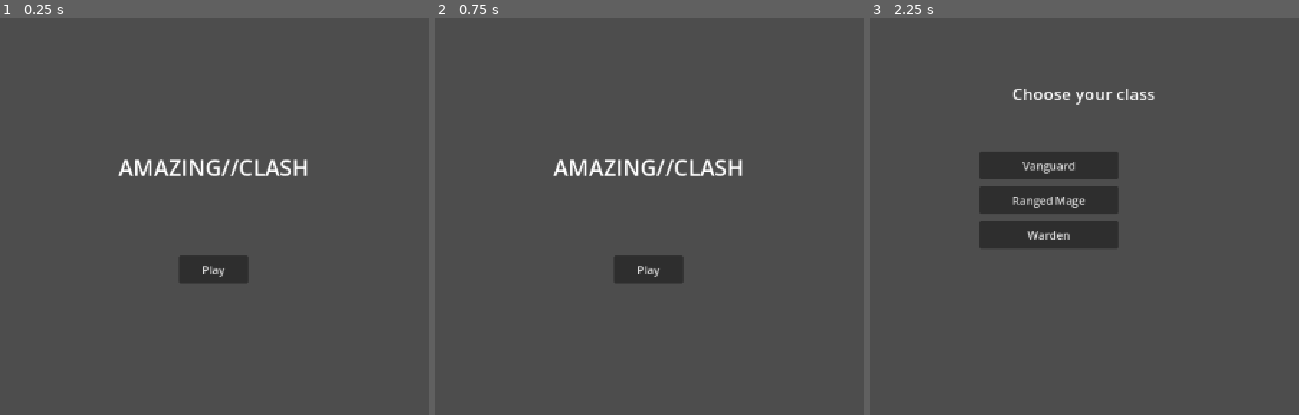
Above: before the commit, frames 1-3 (left to right).
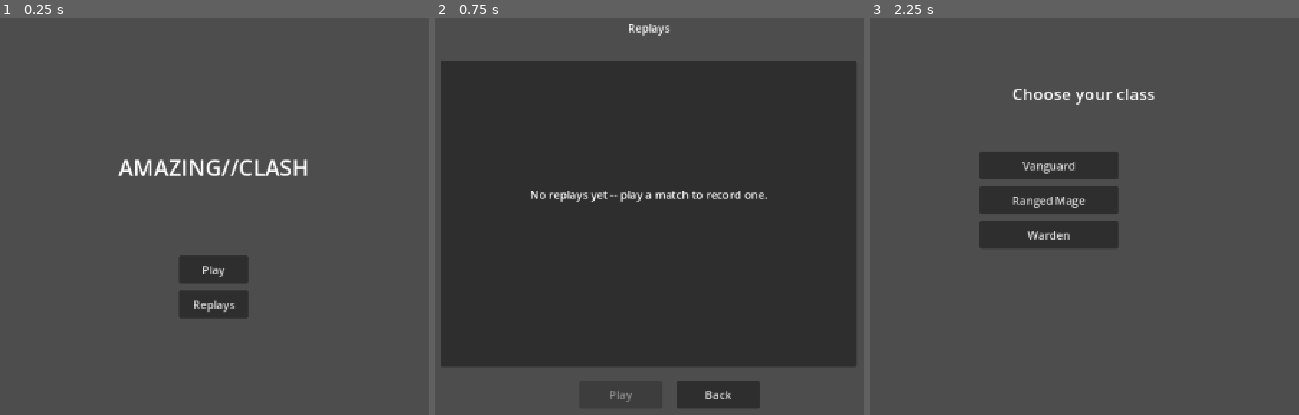
Above: after the commit, the same moments.

Repository: thiagossdev/amazing-clash
Game: Godot game, scene res://ui/main_menu/MainMenu.tscn
The game is run twice, just before and just after one commit, with the same random seed, the same clock (stepped at 60 frames per second) and the same inputs.
Inputs (mouse positions are in pixels of both pictures, inside the frame that each line leads up to):
- Up to frame 1 (0.25 s): no input
- Up to frame 2 (0.75 s): click (649, 303) at 0.5 s, where only the run after the commit has a clickable "Replays"
- Up to frame 3 (2.25 s): click (1153, 395) at 1.25 s, where only the run after the commit has a clickable "Back"; click "Play" at 2 s

The runs differ from the first frame. In frame 1, 1.0% of the frame differs, in the area x 41-59%, y 68-76%; in frame 2, 74%, in the area x 1-99%, y 1-99%; in frame 3, nothing differs.

Commit message:
feat(replay): playback UI + Main Menu entry point (Phase 20 wave 3)
Main Menu gains a "Replays" button -> ReplayList.tscn (scans
user://replays/, filename identification only) -> ReplayPlayer.tscn
(duplicates TestArena's own wall collision geometry so movement replay
stays bounded identically, ArenaCamera parked at ARENA_CENTER as a
static spectator view since no replayed character is ever
is_owned_by_me()). VCR controls: Play/Pause, Skip Back/Forward (+/-5s),
a scrubber seeking on drag-release (not every intermediate value --
seek_to_frame() re-simulates from tick 0 every call, so seeking
continuously during a drag would re-simulate dozens of times a
second), round/score status label.

Real bug found via live verification (recorded a real 2-process
best-of-3 match, then played that exact file back and compared final
state against the recording): _spawn_characters() used queue_free()
(deferred removal). Two calls in the same frame -- load_replay() then
an immediate seek, or a round_end followed by the new round's first
tick within the same _apply_next_tick_record() call -- raced a name
collision: the not-yet-removed old node still held str(peer_id), so
Godot silently auto-renamed the fresh replacement instead, breaking
every str(name).to_int()-keyed lookup (LobbyState application,
_apply_tick()'s own character lookup). Fixed with an immediate free().

Verified: reconstructed a real recorded match (362 ticks, 2 rounds,
host won 2-0) byte-for-byte -- final ticks_processed/is_finished/
final_winner/round_wins all matched the recording's own file content
exactly, and mid-match state (health, position) was plausible for
both peers with no duplicate/phantom characters.

Diff:
--- a/net/replay_driver.gd
+++ b/net/replay_driver.gd
@@ -383,10 +383,22 @@
 ## which matches the real match's own connection order for the common
 ## host-then-clients case this project's small match sizes always have,
 ## but isn't a value this driver can verify against the file itself.
+## Real bug found live (2026-09-04): an earlier version used
+## queue_free() here, deferring actual removal to end-of-frame. Two
+## _spawn_characters() calls in the same frame (load_replay() then an
+## immediate seek_to_frame(), or a round_end followed by the new
+## round's own first tick within the SAME _apply_next_tick_record()
+## call -- see that function's own doc comment) then raced a name
+## collision: the still-not-yet-removed old node still held the name
+## str(peer_id), so Godot silently auto-renamed the freshly-added
+## replacement to a generic fallback name instead -- str(name).to_int()
+## lookups (LobbyState application in _ready(), get_node_or_null(str(
+## peer_id)) in _apply_tick()) then silently failed to find it. free()
+## (immediate, not deferred) closes this.
 func _spawn_characters() -> void:
 	var characters := get_node(characters_path)
 	for child in characters.get_children():
-		child.queue_free()
+		child.free()
 	MatchState.match_mode = _header["mode"] as MatchState.MatchMode
 	var position_calculator := PlayerSpawner.new()
 	for entry in _roster:
--- a/ui/main_menu/MainMenu.tscn
+++ b/ui/main_menu/MainMenu.tscn
@@ -24,3 +24,11 @@
 offset_right = 650.0
 offset_bottom = 440.0
 text = "Play"
+
+[node name="ReplaysButton" type="Button" parent="."]
+layout_mode = 0
+offset_left = 550.0
+offset_top = 450.0
+offset_right = 650.0
+offset_bottom = 490.0
+text = "Replays"
--- a/ui/main_menu/main_menu.gd
+++ b/ui/main_menu/main_menu.gd
@@ -6,6 +6,7 @@
 
 func _ready() -> void:
 	$PlayButton.pressed.connect(_on_play_pressed)
+	$ReplaysButton.pressed.connect(_on_replays_pressed)
 	if "--dev-autoplay" in OS.get_cmdline_user_args():
 		# One-frame defer: this is the engine's own initial main-scene
 		# _ready(), still mid-setup -- change_scene_to_file() here
@@ -20,3 +21,8 @@
 
 func _on_play_pressed() -> void:
 	get_tree().change_scene_to_file("res://ui/character_select/CharacterSelect.tscn")
+
+
+## Phase 20: local playback only, no editing/export/sharing.
+func _on_replays_pressed() -> void:
+	get_tree().change_scene_to_file("res://ui/replay/ReplayList.tscn")
--- /dev/null
+++ b/ui/replay/ReplayList.tscn
@@ -0,0 +1,50 @@
+[gd_scene load_steps=2 format=3]
+
+[ext_resource type="Script" path="res://ui/replay/replay_list.gd" id="1_list"]
+
+[node name="ReplayList" type="Control"]
+layout_mode = 3
+anchors_preset = 0
+script = ExtResource("1_list")
+
+[node name="TitleLabel" type="Label" parent="."]
+layout_mode = 0
+offset_left = 450.0
+offset_top = 60.0
+offset_right = 750.0
+offset_bottom = 100.0
+text = "Replays"
+horizontal_alignment = 1
+
+[node name="ReplayItemList" type="ItemList" parent="."]
+layout_mode = 0
+offset_left = 300.0
+offset_top = 120.0
+offset_right = 900.0
+offset_bottom = 560.0
+
+[node name="EmptyLabel" type="Label" parent="."]
+visible = false
+layout_mode = 0
+offset_left = 300.0
+offset_top = 300.0
+offset_right = 900.0
+offset_bottom = 340.0
+text = "No replays yet -- play a match to record one."
+horizontal_alignment = 1
+
+[node name="PlayButton" type="Button" parent="."]
+layout_mode = 0
+offset_left = 500.0
+offset_top = 580.0
+offset_right = 620.0
+offset_bottom = 620.0
+text = "Play"
+
+[node name="BackButton" type="Button" parent="."]
+layout_mode = 0
+offset_left = 640.0
+offset_top = 580.0
+offset_right = 760.0
+offset_bottom = 620.0
+text = "Back"
--- /dev/null
+++ b/ui/replay/ReplayPlayer.tscn
@@ -0,0 +1,83 @@
+[gd_scene load_steps=5 format=3]
+
+[ext_resource type="Script" path="res://ui/replay/replay_player.gd" id="1_player"]
+[ext_resource type="Script" path="res://net/replay_driver.gd" id="2_driver"]
+[ext_resource type="PackedScene" uid="uid://bers5infe7f36" path="res://camera/ArenaCamera.tscn" id="3_cam"]
+
+[sub_resource type="RectangleShape2D" id="RectangleShape2D_horiz"]
+size = Vector2(1200, 32)
+
+[sub_resource type="RectangleShape2D" id="RectangleShape2D_vert"]
+size = Vector2(32, 800)
+
+[node name="ReplayPlayer" type="Node2D"]
+script = ExtResource("1_player")
+
+[node name="Walls" type="StaticBody2D" parent="."]
+
+[node name="Ceiling" type="CollisionShape2D" parent="Walls"]
+position = Vector2(600, 0)
+shape = SubResource("RectangleShape2D_horiz")
+
+[node name="Floor" type="CollisionShape2D" parent="Walls"]
+position = Vector2(600, 800)
+shape = SubResource("RectangleShape2D_horiz")
+
+[node name="LeftWall" type="CollisionShape2D" parent="Walls"]
+position = Vector2(0, 400)
+shape = SubResource("RectangleShape2D_vert")
+
+[node name="RightWall" type="CollisionShape2D" parent="Walls"]
+position = Vector2(1200, 400)
+shape = SubResource("RectangleShape2D_vert")
+
+[node name="Characters" type="Node2D" parent="."]
+
+[node name="ArenaCamera" parent="." instance=ExtResource("3_cam")]
+position = Vector2(600, 400)
+
+[node name="ReplayDriver" type="Node" parent="."]
+script = ExtResource("2_driver")
+
+[node name="Controls" type="CanvasLayer" parent="."]
+
+[node name="StatusLabel" type="Label" parent="Controls"]
+offset_left = 20.0
+offset_top = 20.0
+offset_right = 700.0
+offset_bottom = 60.0
+theme_override_font_sizes/font_size = 20
+
+[node name="PlayPauseButton" type="Button" parent="Controls"]
+offset_left = 20.0
+offset_top = 740.0
+offset_right = 120.0
+offset_bottom = 780.0
+text = "Pause"
+
+[node name="SkipBackButton" type="Button" parent="Controls"]
+offset_left = 140.0
+offset_top = 740.0
+offset_right = 240.0
+offset_bottom = 780.0
+text = "<< 5s"
+
+[node name="SkipForwardButton" type="Button" parent="Controls"]
+offset_left = 260.0
+offset_top = 740.0
+offset_right = 360.0
+offset_bottom = 780.0
+text = "5s >>"
+
+[node name="Scrubber" type="HSlider" parent="Controls"]
+offset_left = 380.0
+offset_top = 750.0
+offset_right = 1080.0
+offset_bottom = 770.0
+
+[node name="BackButton" type="Button" parent="Controls"]
+offset_left = 1100.0
+offset_top = 740.0
+offset_right = 1180.0
+offset_bottom = 780.0
+text = "Back"
--- /dev/null
+++ b/ui/replay/replay_list.gd
@@ -0,0 +1,56 @@
+extends Control
+## Phase 20: scans user://replays/ (net/replay_recorder.gd's own
+## write location) and lets the player pick one to watch. Filename
+## alone is enough identification (timestamp is already baked into it,
+## see that file's own _ensure_file_open()) -- parsing every header
+## just to list them isn't worth the extra I/O for this MVP.
+
+const REPLAY_DIR := "user://replays"
+
+@export var list_path: NodePath = ^"ReplayItemList"
+@export var play_button_path: NodePath = ^"PlayButton"
+@export var back_button_path: NodePath = ^"BackButton"
+@export var empty_label_path: NodePath = ^"EmptyLabel"
+
+var _replay_paths: Array[String] = []
+
+
+func _ready() -> void:
+	var list: ItemList = get_node(list_path)
+	var play_button: Button = get_node(play_button_path)
+	list.item_selected.connect(func(_index): play_button.disabled = false)
+	play_button.pressed.connect(_on_play_pressed)
+	get_node(back_button_path).pressed.connect(_on_back_pressed)
+	play_button.disabled = true
+	_populate_list()
+
+
+func _populate_list() -> void:
+	var list: ItemList = get_node(list_path)
+	list.clear()
+	_replay_paths.clear()
+	var dir := DirAccess.open(REPLAY_DIR)
+	if not dir:
+		get_node(empty_label_path).visible = true
+		return
+	var file_names := dir.get_files()
+	file_names.sort()
+	for file_name in file_names:
+		if not file_name.ends_with(".replay"):
+			continue
+		_replay_paths.append("%s/%s" % [REPLAY_DIR, file_name])
+		list.add_item(file_name)
+	get_node(empty_label_path).visible = _replay_paths.is_empty()
+
+
+func _on_play_pressed() -> void:
+	var list: ItemList = get_node(list_path)
+	var selected := list.get_selected_items()
+	if selected.is_empty():
+		return
+	get_tree().set_meta("replay_path_to_play", _replay_paths[selected[0]])
+	get_tree().change_scene_to_file("res://ui/replay/ReplayPlayer.tscn")
+
+
+func _on_back_pressed() -> void:
+	get_tree().change_scene_to_file("res://ui/main_menu/MainMenu.tscn")
--- /dev/null
+++ b/ui/replay/replay_player.gd
@@ -0,0 +1,109 @@
+extends Node2D
+## Phase 20: hosts a ReplayDriver + a static top-down view of the arena
+## (Walls duplicated from maps/test_arena/TestArena.tscn's own fixed
+## geometry, ArenaCamera parked at ARENA_CENTER instead of following a
+## character -- no replayed character ever claims the camera, since
+## none of them are ever is_owned_by_me(), see ReplayDriver's own
+## CONTROLLING_PEER_ID_OFFSET doc comment; a static spectator view over
+## the whole arena is the correct behavior here anyway, not a gap) and
+## VCR-style controls (Play/Pause, Skip Back/Forward, a scrubber).
+##
+## The replay's own path arrives via SceneTree meta (set by ui/replay/
+## replay_list.gd right before change_scene_to_file(), the same
+## "read one meta key back out of the tree" hand-off this project has
+## no existing precedent for -- simpler than a new autoload just to
+## carry one String across a single scene change).
+
+const SKIP_SECONDS := 5.0
+
+@export var driver_path: NodePath = ^"ReplayDriver"
+@export var play_pause_button_path: NodePath = ^"Controls/PlayPauseButton"
+@export var skip_back_button_path: NodePath = ^"Controls/SkipBackButton"
+@export var skip_forward_button_path: NodePath = ^"Controls/SkipForwardButton"
+@export var scrubber_path: NodePath = ^"Controls/Scrubber"
+@export var status_label_path: NodePath = ^"Controls/StatusLabel"
+@export var back_button_path: NodePath = ^"Controls/BackButton"
+
+var _driver: ReplayDriver
+var _dragging_scrubber: bool = false
+
+
+func _ready() -> void:
+	_driver = get_node(driver_path)
+	_driver.state_changed.connect(_refresh_ui)
+
+	var path: String = get_tree().get_meta("replay_path_to_play", "")
+	if path.is_empty():
+		_show_status("No replay selected.")
+		return
+	if not _driver.load_replay(path):
+		_show_status(_driver.load_error())
+		return
+
+	get_node(play_pause_button_path).pressed.connect(_on_play_pause_pressed)
+	get_node(skip_back_button_path).pressed.connect(func(): _driver.skip_seconds(-SKIP_SECONDS))
+	get_node(skip_forward_button_path).pressed.connect(func(): _driver.skip_seconds(SKIP_SECONDS))
+	get_node(back_button_path).pressed.connect(_on_back_pressed)
+
+	var scrubber: HSlider = get_node(scrubber_path)
+	scrubber.min_value = 0
+	scrubber.max_value = maxi(_driver.total_ticks(), 1)
+	scrubber.drag_started.connect(func(): _dragging_scrubber = true)
+	# HSlider's own drag_ended(value_changed) fires on mouse release --
+	# seeking only then (not on every value_changed during the drag
+	# itself) is deliberate: seek_to_frame() re-simulates from tick 0
+	# every call (no checkpoint cache, this phase's own confirmed MVP
+	# tradeoff), so seeking on every intermediate drag frame would
+	# re-simulate the whole match dozens of times per second while
+	# dragging.
+	scrubber.drag_ended.connect(_on_scrubber_drag_ended)
+
+	_driver.play()
+	_refresh_ui()
+
+
+func _on_play_pause_pressed() -> void:
+	if _driver.is_playing():
+		_driver.pause()
+	else:
+		_driver.play()
+	_refresh_ui()
+
+
+func _on_scrubber_drag_ended(_value_changed: bool) -> void:
+	_dragging_scrubber = false
+	var scrubber: HSlider = get_node(scrubber_path)
+	_driver.seek_to_frame(int(scrubber.value))
+
+
+func _on_back_pressed() -> void:
+	get_tree().change_scene_to_file("res://ui/replay/ReplayList.tscn")
+
+
+func _refresh_ui() -> void:
+	if not is_instance_valid(_driver):
+		return
+	get_node(play_pause_button_path).text = "Pause" if _driver.is_playing() else "Play"
+	if not _dragging_scrubber:
+		get_node(scrubber_path).value = _driver.ticks_processed()
+	var round_wins := _driver.round_wins()
+	var status: String
+	if _driver.is_finished():
+		var winner := _driver.final_winner()
+		status = (
+			"Match over -- winner: %s" % ("Team/Player %d" % winner if winner != -1 else "Draw")
+		)
+	else:
+		status = "Round %d -- %s" % [_driver.current_round(), _format_round_wins(round_wins)]
+	_show_status(status)
+
+
+func _format_round_wins(round_wins: Dictionary) -> String:
+	var parts: Array[String] = []
+	for key in round_wins:
+		parts.append("%s: %d" % [key, round_wins[key]])
+	return ", ".join(parts) if not parts.is_empty() else "0-0"
+
+
+func _show_status(text: String) -> void:
+	get_node(status_label_path).text = text
Not shown, added: net/replay_driver.gd.uid
Not shown, added: tests/unit/test_replay_driver.gd.uid
Not shown, added: ui/replay/replay_list.gd.uid
Not shown, added: ui/replay/replay_player.gd.uid
